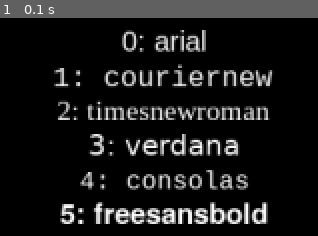
Above: before the commit, frame 1.
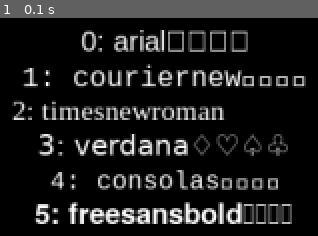
Above: after the commit, the same moment.

Repository: alexetsnyder/OuroborosPython
Game: pygame game, started from Pygame/ViewFonts/ViewFonts.py
Two runs of this game, one before a commit and one after it. Both use one fixed random seed, a clock stepped at 60 frames per second and the inputs below.
Inputs:
- Up to frame 1 (0.1 s): no input

The runs differ from the first frame. In frame 1, 23% of the frame differs, in the area x 3-97%, y 5-95%.

Commit message:
Suit Text Added
Added a text representation of the suit on the card

Diff:
--- a/Pygame/FourSeasons/four_seasons.py
+++ b/Pygame/FourSeasons/four_seasons.py
@@ -201,8 +201,10 @@
 		self.suit_str = SUITS_STR[suit]
 		self.suit_color = SUITS_COLOR[suit]
 		self.value = CARD_VALUES[self.card_str]
-		self.font_info = FontInfo(font_size=70, font_color=self.suit_color)
-		self.card_text = RenderText(self.card_str, font_info=self.font_info)
+		self.card_font_info = FontInfo(font_size=40, font_color=self.suit_color)
+		self.suit_font_info = FontInfo(font_size=20, font_color=self.suit_color, font_name='segoeuiemoji')
+		self.card_text = RenderText(self.card_str, font_info=self.card_font_info)
+		self.suit_text = RenderText(self.suit_str, font_info=self.suit_font_info)
 		self.rect = Rect((0, 0), (0, 0), Color.ALICE_BLUE)
 
 	def on_click(self, event):
@@ -233,28 +235,34 @@
 		self.rect.set_size((w - self.mw, h - self.mh))
 
 	def set_position(self, x, y, w, h):
-		self.card_text.set_position((x + w // 2,  y + h // 2))
+		cx, cy = (x + w // 2,  y + h // 2)
+		self.card_text.set_position((cx, cy))
+		self.suit_text.set_position((cx, cy + self.card_text.h))
 		self.rect.set_position((x + self.mw // 2, y + self.mh // 2))
 
 	def move(self, dx, dy):
 		w, h = self.rect.size
 		self.rect.move(dx, dy)
 		self.card_text.move(dx, dy)
+		self.suit_text.move(dx, dy)
 
 	def update(self):
 		self.card_text.update()
+		self.suit_text.update()
 		self.rect.update()
 
 	def draw(self, surface):
 		self.rect.draw(surface)
 		self.card_text.draw(surface)
+		self.suit_text.draw(surface)
 
 class Deck:
 	def __init__(self, count=52):
+		self.count = count
 		self.deck = []
 
 	def create(self):
-		self.deck.append(Card('A', Card.DIAMONDS, 3))
+		pass
 
 	def shuffle(self):
 		pass
--- a/Pygame/ViewFonts/ViewFonts.py
+++ b/Pygame/ViewFonts/ViewFonts.py
@@ -75,7 +75,7 @@
 	def create_font_objects(self):
 		for i, font in enumerate(self.font_names):
 			if check_font(font):
-				temp_text = Text('{0}: {1}'.format(i, font), font, 20)
+				temp_text = Text('{0}: {1}♢♡♤♧'.format(i, font), font, 20)
 				self.fonts.append(temp_text)
 
 	def get_fonts(self):
